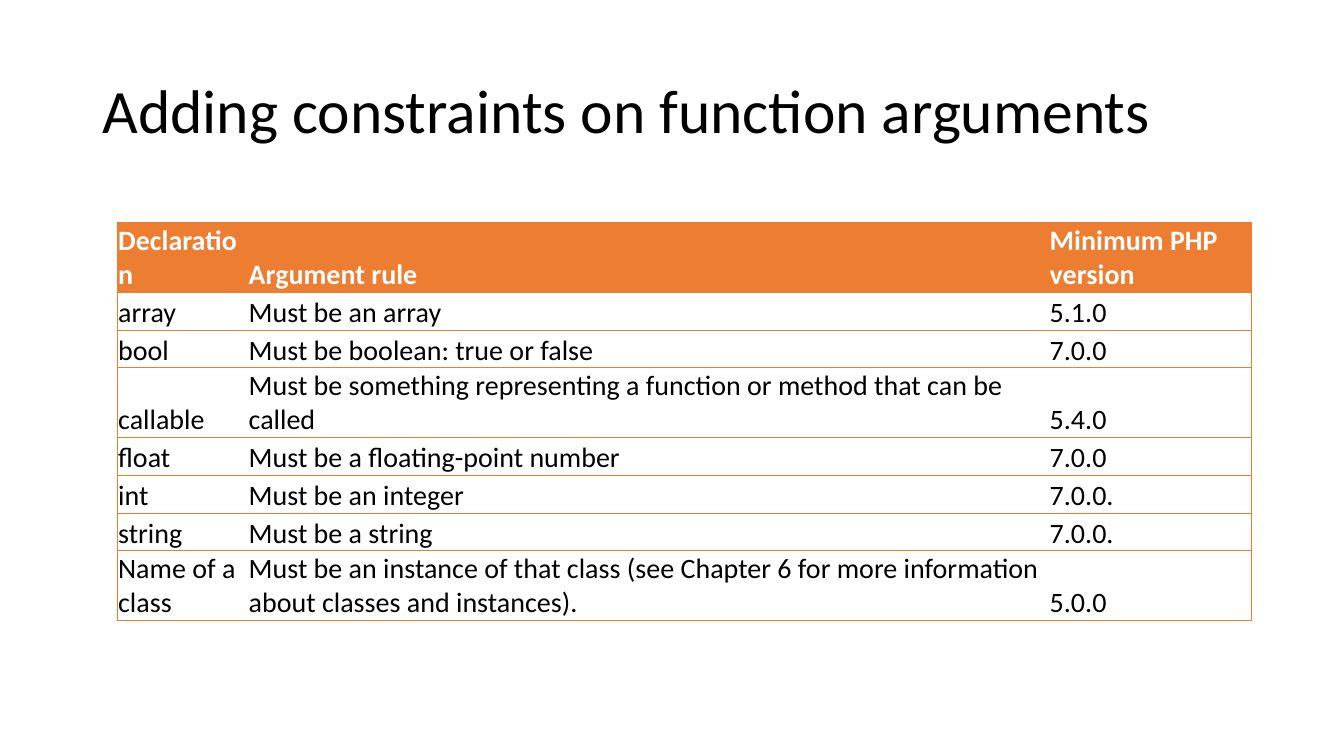
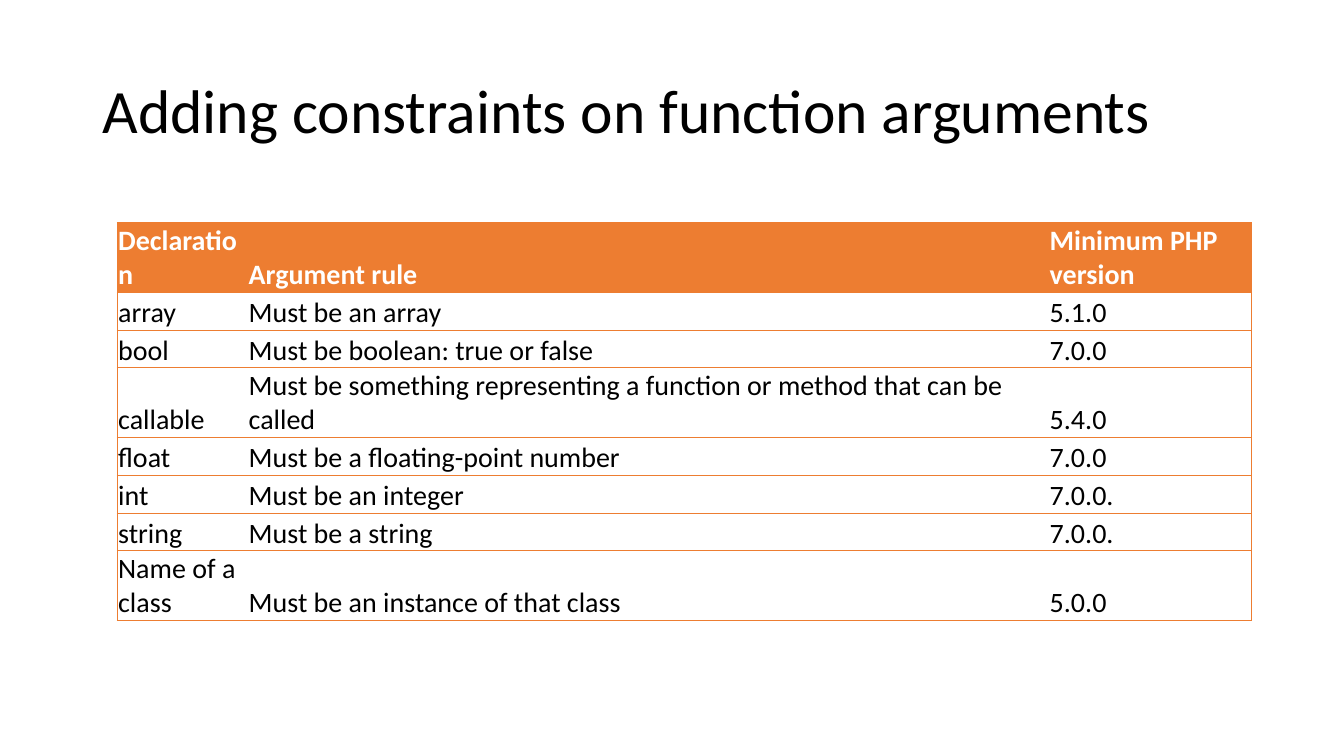
Before and after one commit to saorsa/php-course-excercises, a slide deck: slide 33 of Presentations/PHP Course.pptx (slide 35 before the commit). Drawn at 1344x756 pixels with LibreOffice and Linux fonts; fonts in the diff are those of the drawing. Boxes give left, top, right and bottom in pixels: in the first picture for what was removed or moved away, otherwise in the second. Text is boxed around its words. In the diff, an @@ line names an element or a change of style, - is before the commit and + after.

```diff
--- a/Presentations/PHP Course.pptx
+++ b/Presentations/PHP Course.pptx
@@ table at (117,223,1252,617) @@
-row 8, column 2: Must be an instance of that class (see Chapter 6 for more information about classes and instances).
+row 8, column 2: Must be an instance of that class
```
Also in this commit, not shown: 4 other slides changed, 5 slides added, 2 slides removed, 6 other files.
